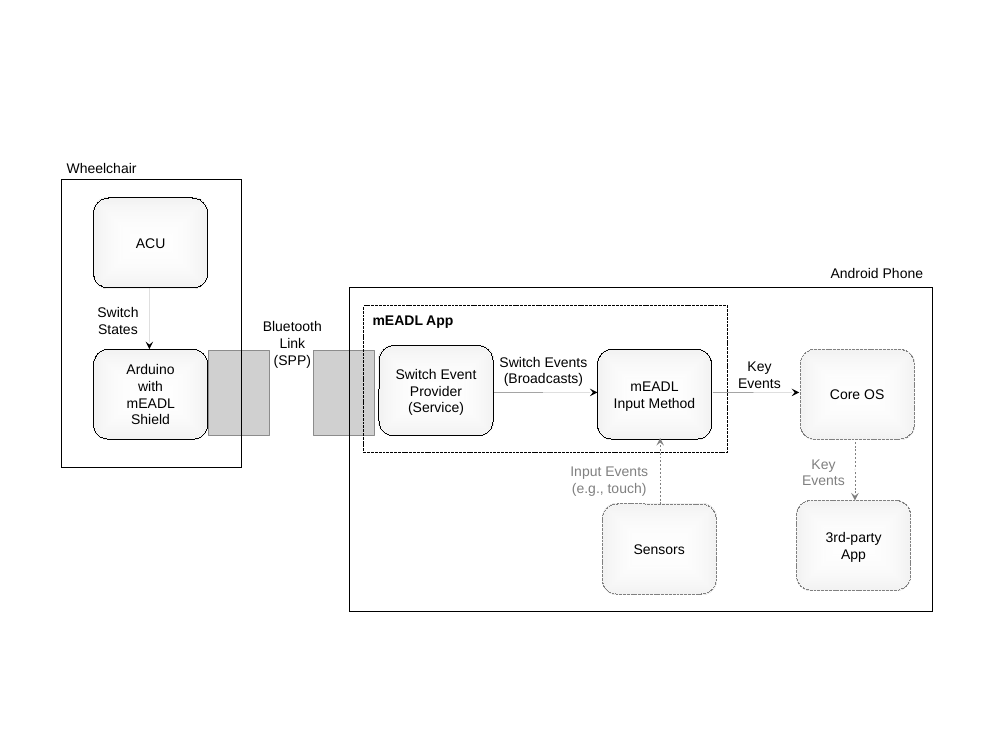
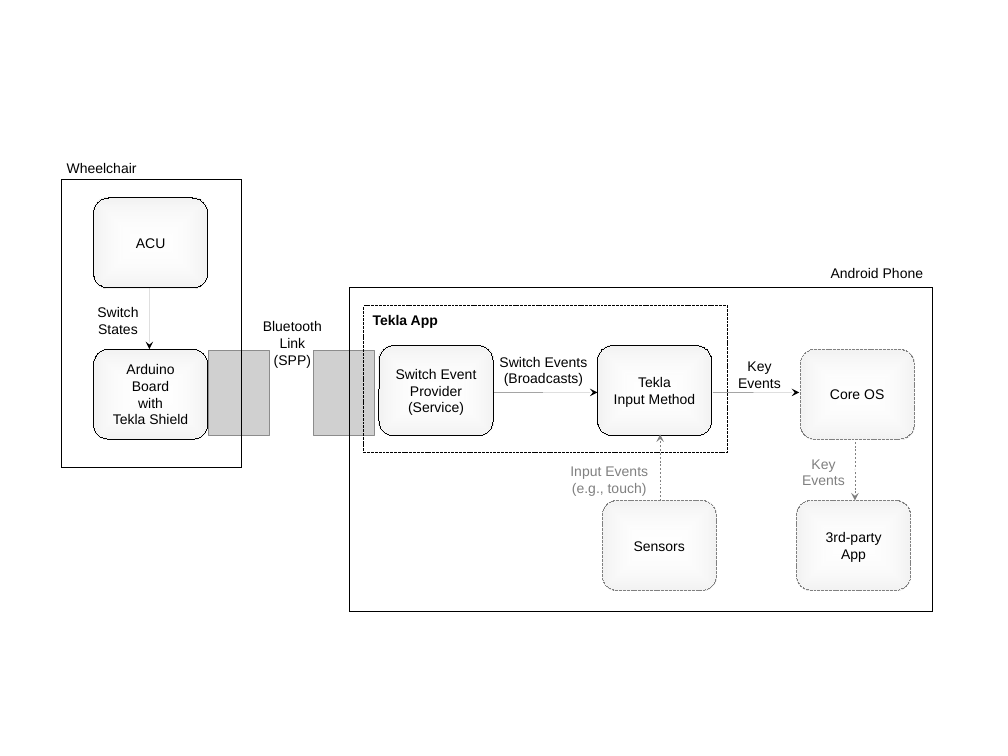
Before and after one commit to KomodoOpenLab/TeclaShield, a slide deck: slide 1 of designs/android-app-architecture.odp. Drawn at 1008x756 pixels with LibreOffice and Linux fonts; fonts in the diff are those of the drawing; grey boxes stand for pictures. Boxes give left, top, right and bottom in pixels: in the first picture for what was removed or moved away, otherwise in the second. Text is boxed around its words. In the diff, an @@ line names an element or a change of style, - is before the commit and + after.

```diff
--- a/designs/android-app-architecture.odp
+++ b/designs/android-app-architecture.odp
@@ text at [373, 315, 438, 328]: text changed @@
-mEADL App
+Tekla App
@@ 2 rounded rectangles, 1 arrow: place and size @@
-2 rounded rectangles, 1 arrow at [598, 349, 717, 594]
+2 rounded rectangles, 1 arrow at [598, 346, 717, 590]
@@ text in rounded rectangle at [126, 364, 174, 391]: text changed @@
-Arduino
+Arduino Board
@@ text in rounded rectangle at [638, 377, 671, 387]: text changed @@
-mEADL
+Tekla
@@ text in rounded rectangle at [113, 414, 188, 424]: text changed @@
-mEADL Shield
+Tekla Shield
```
Also in this commit, not shown: 1 other file.
